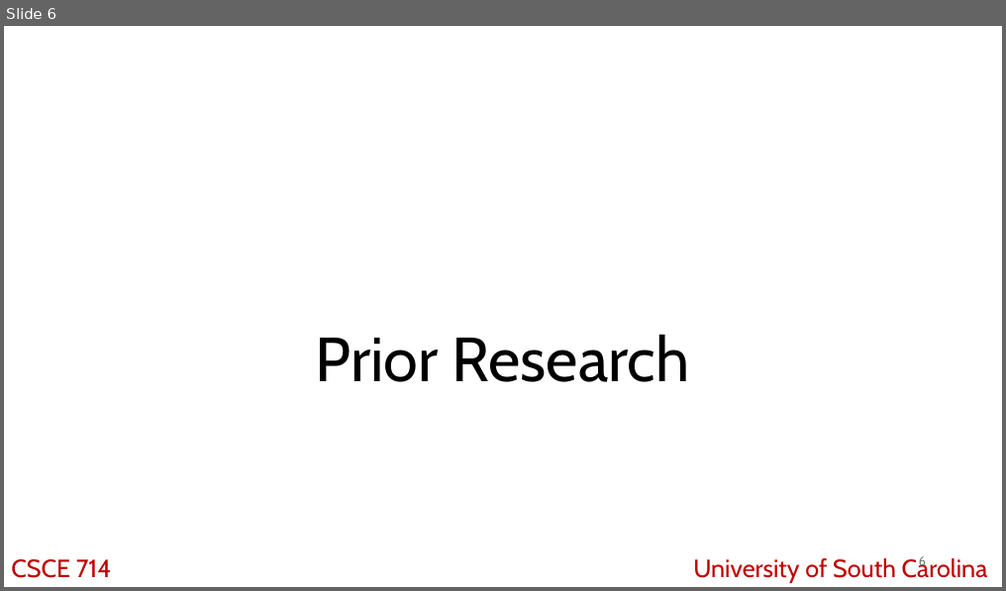
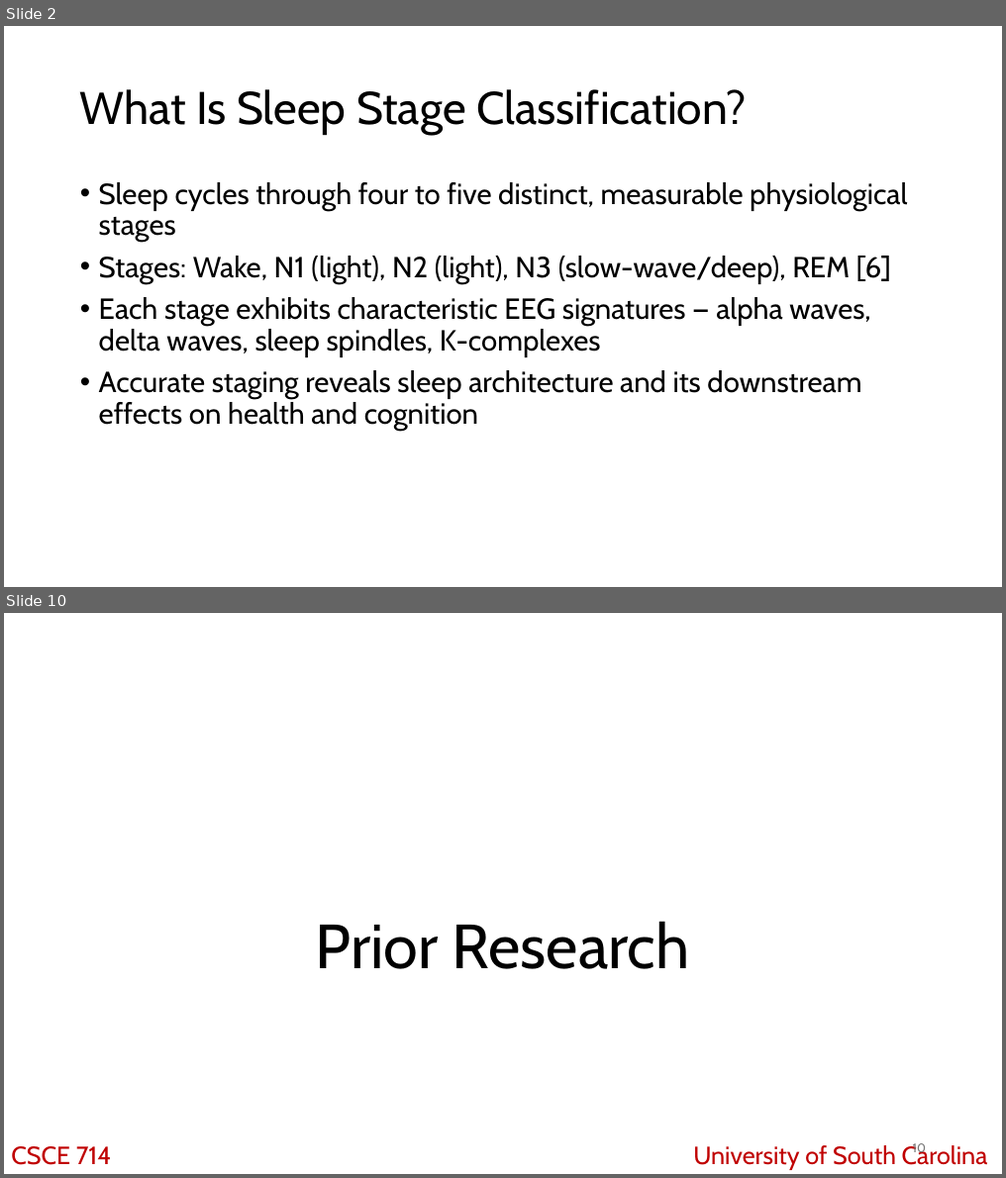
Before and after one commit to KubaJerz/sleep-stage-classifier, a slide deck: CSCE 714 Midterm Presentation.odp. Shown one above the other, each under a label of ours: slide 6 before the commit, slides 2 and 10 after it; the slides between them are not shown. The pictures are 1006x591 and 1006x1178 pixels, drawn with LibreOffice and Linux fonts; fonts in the diff are those of the drawing. Boxes give left, top, right and bottom in pixels: in the first picture for what was removed or moved away, otherwise in the second. Text is boxed around its words. In the diff, an @@ line names an element or a change of style, - is before the commit and + after.

```diff
--- a/CSCE 714 Midterm Presentation.odp
+++ b/CSCE 714 Midterm Presentation.odp
@@ slide 2 added at <box>4,26,1002,587</box>, background #FFFFFF @@
@@ title added at <box>80,89,746,135</box>, 44 pt, text #000000 @@
+What Is Sleep Stage Classification?
@@ text added at <box>99,182,907,431</box>, 28 pt, text #000000 @@
+• Sleep cycles through four to five distinct, measurable physiological stages
+• Stages: Wake, N1 (light), N2 (light), N3 (slow-wave/deep), REM [6]
+• Each stage exhibits characteristic EEG signatures — alpha waves, delta waves, sleep spindles, K-complexes
+• Accurate staging reveals sleep architecture and its downstream effects on health and cognition
@@ what was slide 6 is now slide 10 @@
@@ page number at <box>913,1144,926,1156</box>: text changed @@
-6
+10
```
Also in this commit, not shown: 8 slides changed, 6 other slides added, 1 slide removed, 5 other files.
